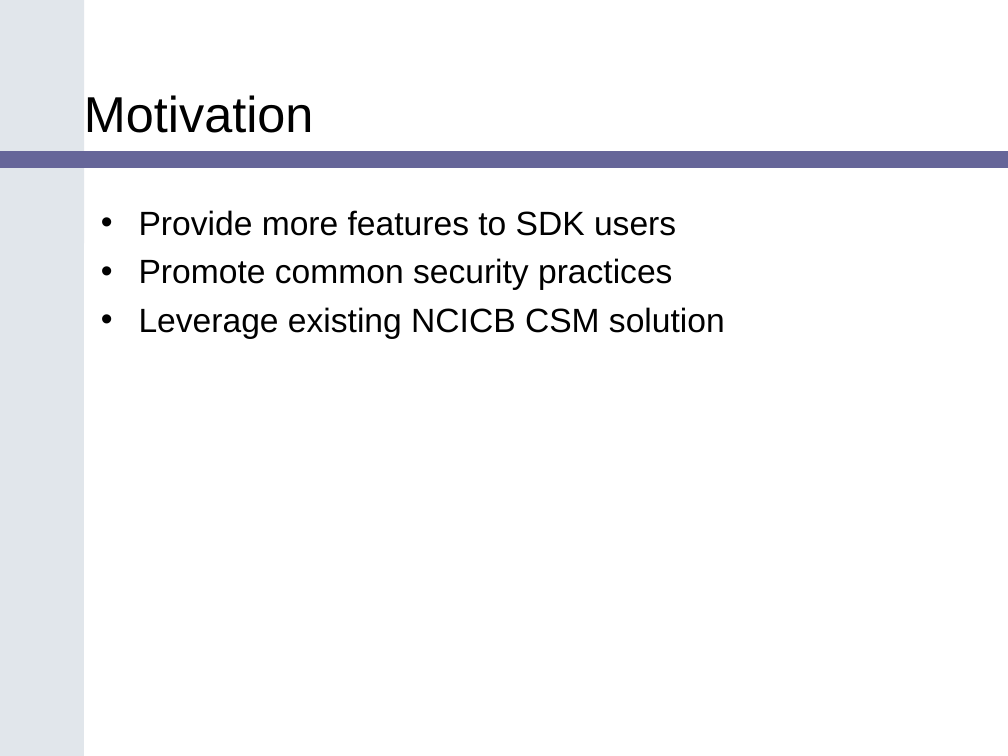
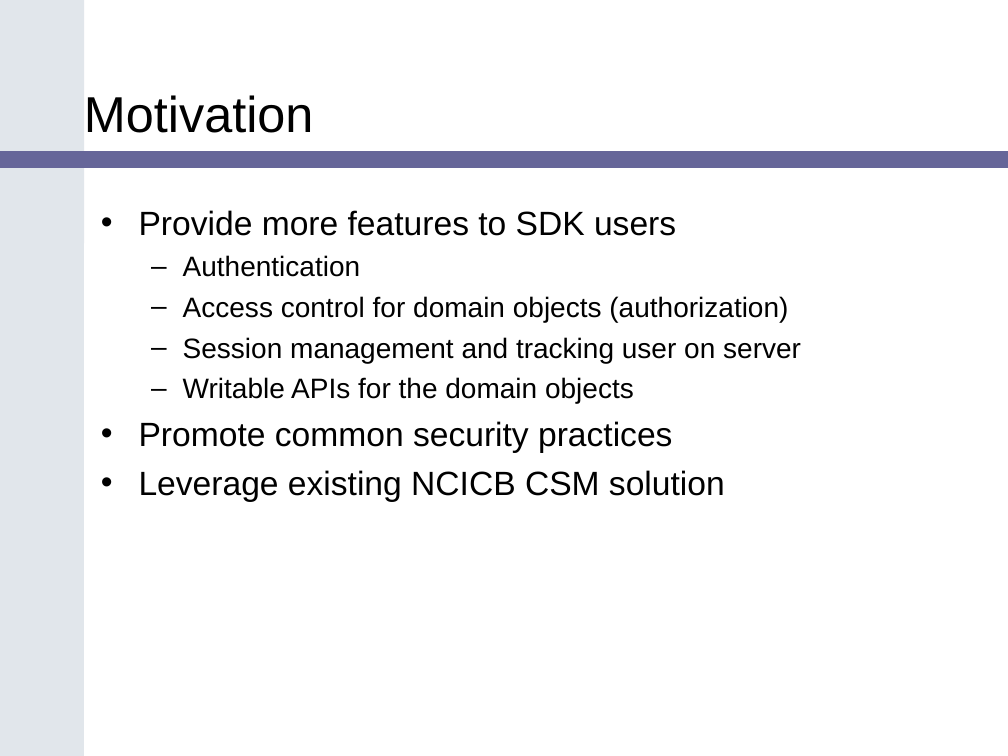
Before and after one commit to CBIIT/common-security-module-docs, a slide deck: slide 3 of Presentations/CSM-SDK_caBIG_v1.ppt (slide 4 before the commit). Drawn at 1008x756 pixels with LibreOffice and Linux fonts; fonts in the diff are those of the drawing; background and template pictures are left out. Boxes give left, top, right and bottom in pixels: in the first picture for what was removed or moved away, otherwise in the second. Text is boxed around its words. In the diff, an @@ line names an element or a change of style, - is before the commit and + after.

```diff
--- a/Presentations/CSM-SDK_caBIG_v1.ppt
+++ b/Presentations/CSM-SDK_caBIG_v1.ppt
@@ text at (183, 255, 801, 403): paragraphs added @@
+  – Authentication
+  – Access control for domain objects (authorization)
+  – Session management and tracking user on server
+  – Writable APIs for the domain objects
```
Also in this commit, not shown: 1 other slide changed, 1 slide removed.
